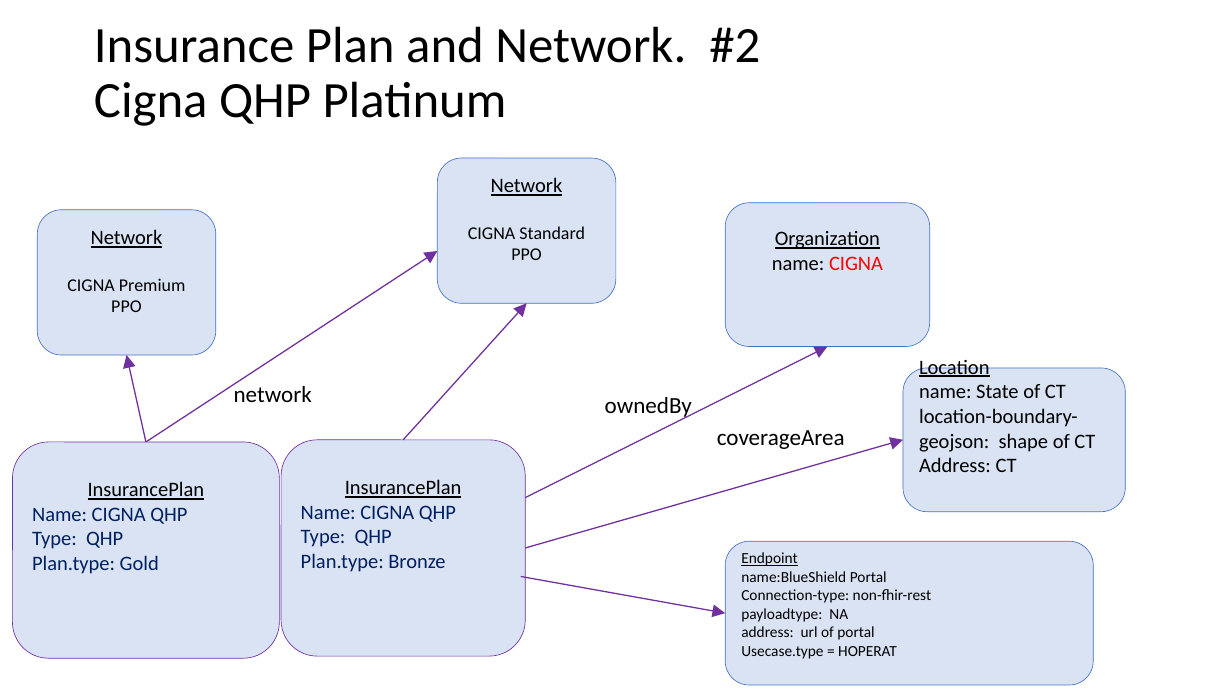
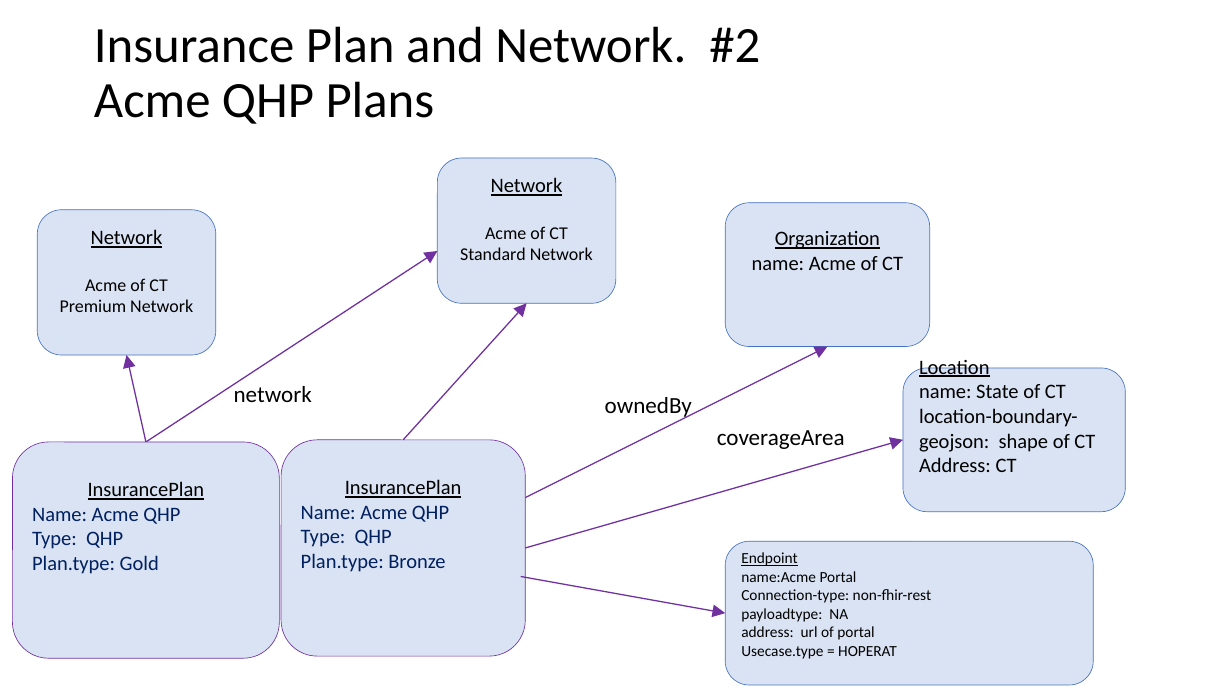
Before and after one commit to HL7/davinci-pdex-plan-net, a slide deck: slide 14 of fsh/ig-data/input/images/patterns.pptx (slide 15 before the commit). Drawn at 1232x693 pixels with LibreOffice and Linux fonts; fonts in the diff are those of the drawing. Boxes give left, top, right and bottom in pixels: in the first picture for what was removed or moved away, otherwise in the second. Text is boxed around its words. In the diff, an @@ line names an element or a change of style, - is before the commit and + after.

Commit message:
added Insurance Examples including Geojson

```diff
--- a/fsh/ig-data/input/images/patterns.pptx
+++ b/fsh/ig-data/input/images/patterns.pptx
@@ title at box(94, 26, 760, 124): text changed @@
-Insurance Plan and Network. #2
-Cigna QHP Platinum
+Insurance Plan and Network. #2
+Acme QHP Plans
@@ text in rounded rectangle at box(460, 226, 593, 260): text changed @@
-CIGNA Standard PPO
+Acme of CT Standard Network
@@ text in rounded rectangle at box(752, 231, 903, 270): text changed @@
-Organization
-name: CIGNA
+Organization
+name: Acme of CT
@@ text in rounded rectangle at box(60, 278, 193, 312): text changed @@
-CIGNA Premium PPO
+Acme of CT Premium Network
@@ text in rounded rectangle at box(32, 507, 180, 524): text changed @@
-Name: CIGNA QHP
+Name: Acme QHP
@@ text in rounded rectangle at box(301, 505, 449, 522): text changed @@
-Name: CIGNA QHP
+Name: Acme QHP
@@ text in rounded rectangle at box(741, 552, 857, 582): text changed @@
-Endpoint
-name:BlueShield Portal
+Endpoint
+name:Acme Portal
```
Also in this commit, not shown: 3 other slides changed, 1 slide removed, 1 other file.
